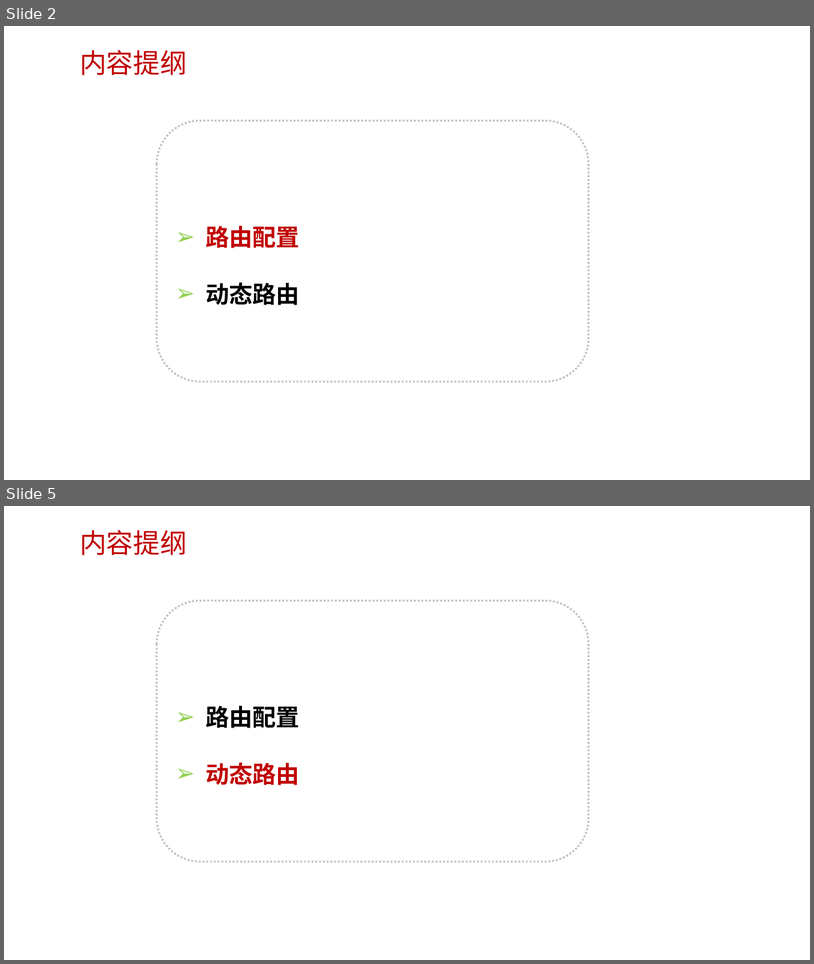
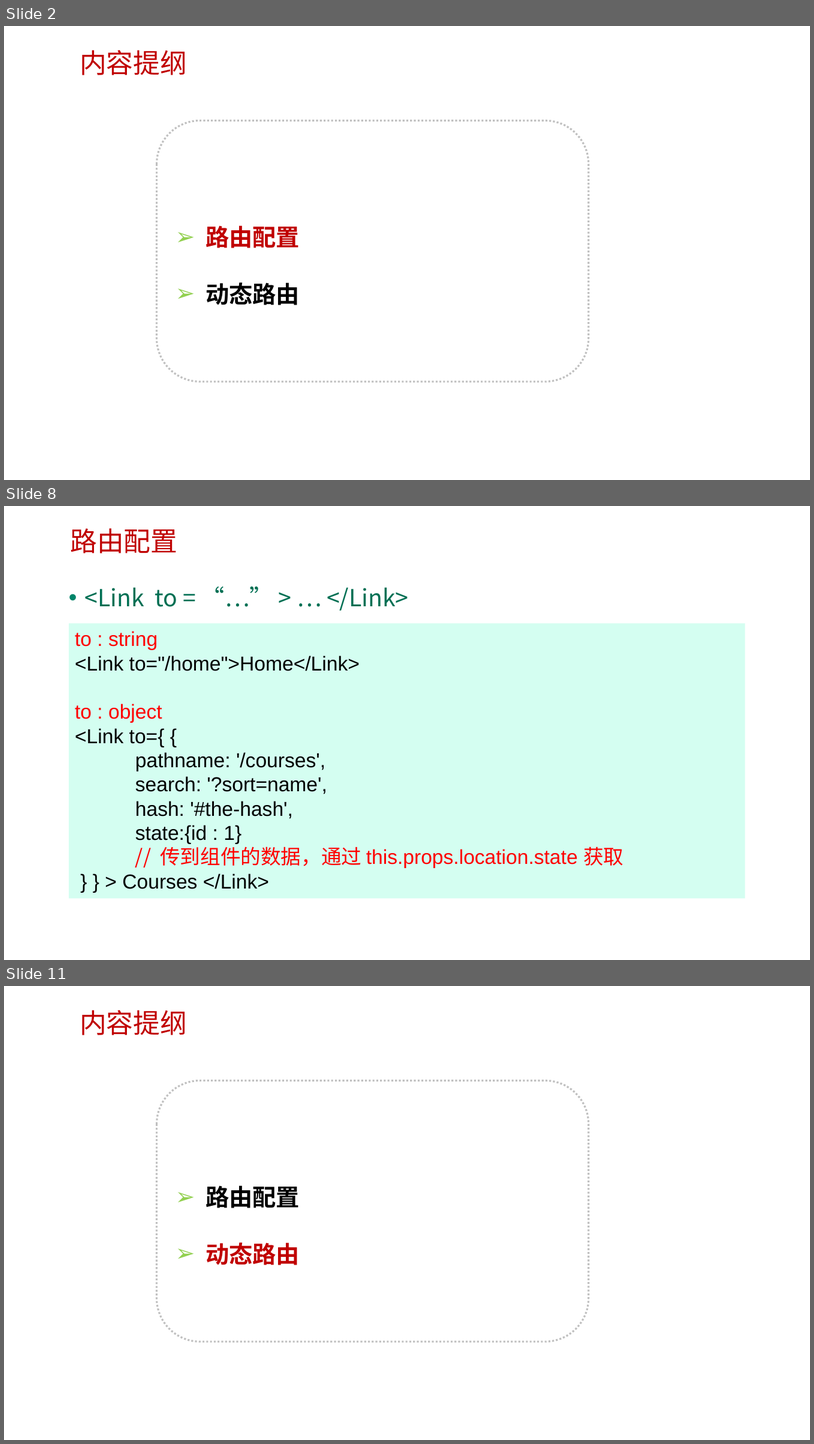
Before and after one commit to HL1115/react, a slide deck: router/ppt/2-1 React 路由.pptx. Shown one above the other, each under a label of ours: slides 2 and 5 before the commit, slides 2, 8 and 11 after it; the slides between them are not shown. The pictures are 814x964 and 814x1444 pixels, drawn with LibreOffice and Linux fonts; fonts in the diff are those of the drawing; background and template pictures are left out. Boxes give left, top, right and bottom in pixels: in the first picture for what was removed or moved away, otherwise in the second. Text is boxed around its words. In the diff, an @@ line names an element or a change of style, - is before the commit and + after.

```diff
--- a/router/ppt/2-1 React 路由.pptx
+++ b/router/ppt/2-1 React 路由.pptx
@@ slide 8 added at [4,506,810,960], background picture (left out) @@
@@ text added at [70,528,177,553], 32 pt, text #C00000 @@
+路由配置
@@ text added at [85,587,408,610], 28 pt, text #006F53 @@
+• <Link to = “…” > … </Link>
@@ rectangle added at [69,624,746,898], fill #D4FEF1, 24 pt, text #000000 @@
+to : string
+<Link to="/home">Home</Link>
+to : object
+<Link to={ {
+pathname: '/courses',
+search: '?sort=name',
+hash: '#the-hash',
+state:{id : 1}
+// 传到组件的数据，通过 this.props.location.state 获取
+} } > Courses </Link>
@@ what was slide 5 is now slide 11 @@
```
Also in this commit, not shown: 3 slides changed, 6 other slides added, 1 slide removed, 2 other files.
